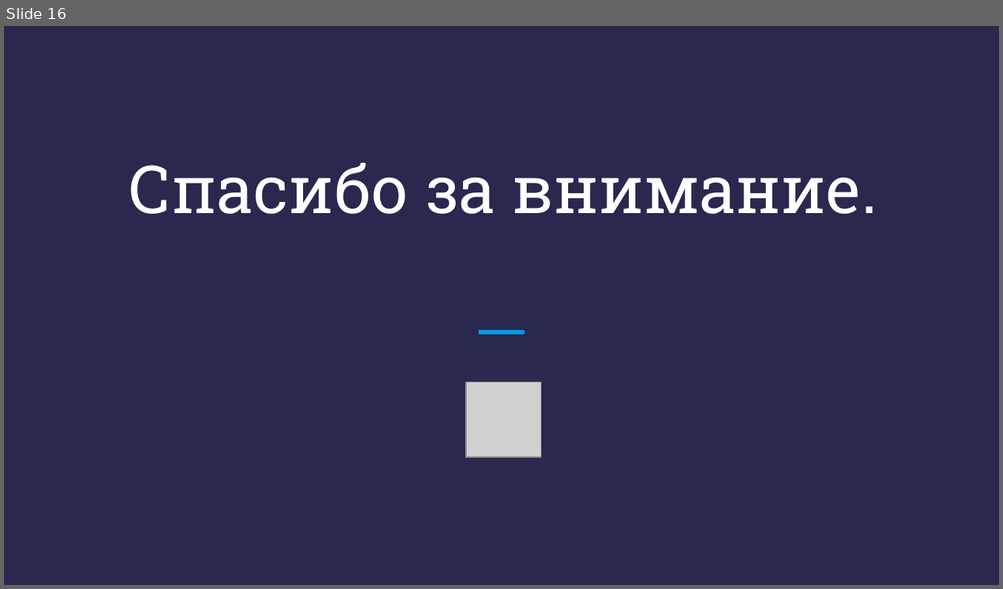
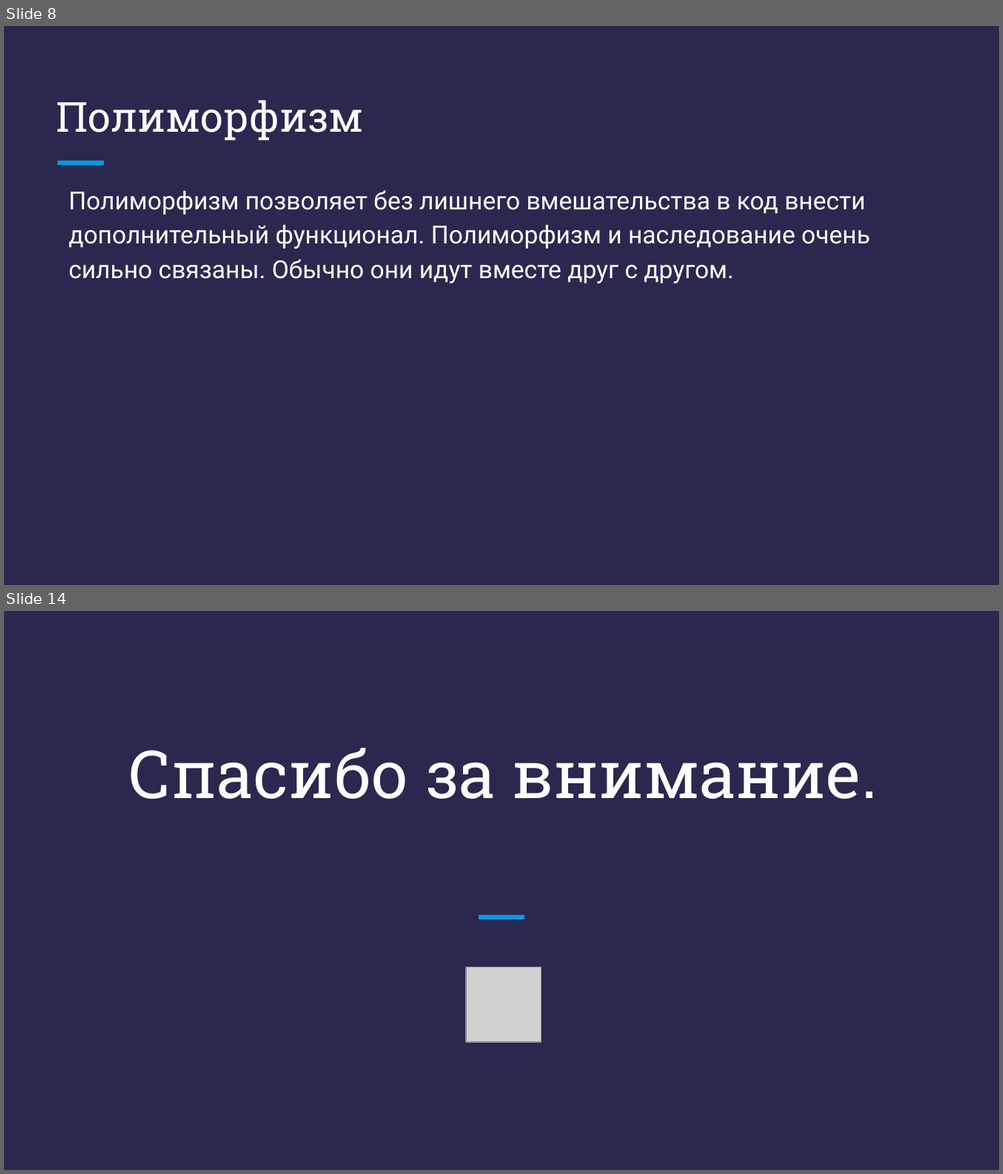
Before and after one commit to DenisKaVladimirovich/MyLessons, a slide deck: 11/Презентация - C# + .NET - Урок 11.pptx. Shown one above the other, each under a label of ours: slide 16 before the commit, slides 8 and 14 after it; the slides between them are not shown. The pictures are 1003x589 and 1003x1174 pixels, drawn with LibreOffice and Linux fonts; fonts in the diff are those of the drawing; grey boxes stand for pictures. Boxes give left, top, right and bottom in pixels: in the first picture for what was removed or moved away, otherwise in the second. Text is boxed around its words. In the diff, an @@ line names an element or a change of style, - is before the commit and + after.

```diff
--- a/11/Презентация - C# + .NET - Урок 11.pptx
+++ b/11/Презентация - C# + .NET - Урок 11.pptx
@@ slide 8 added at <box>4,26,999,585</box>, background #2A284F @@
@@ title added at <box>56,100,364,141</box>, 30 pt, text #FFFFFF @@
+Полиморфизм
@@ line added from (58, 163) to (103, 163), #039BE5 3 pt @@
@@ text added at <box>68,190,870,284</box>, 18 pt, text #FFFFFF @@
+Полиморфизм позволяет без лишнего вмешательства в код внести дополнительный функционал. Полиморфизм и наследование очень сильно связаны. Обычно они идут вместе друг с другом.
@@ what was slide 16 is now slide 14 @@
```
Also in this commit, not shown: 4 slides changed, 8 other slides added, 11 slides removed, 3 other files.
